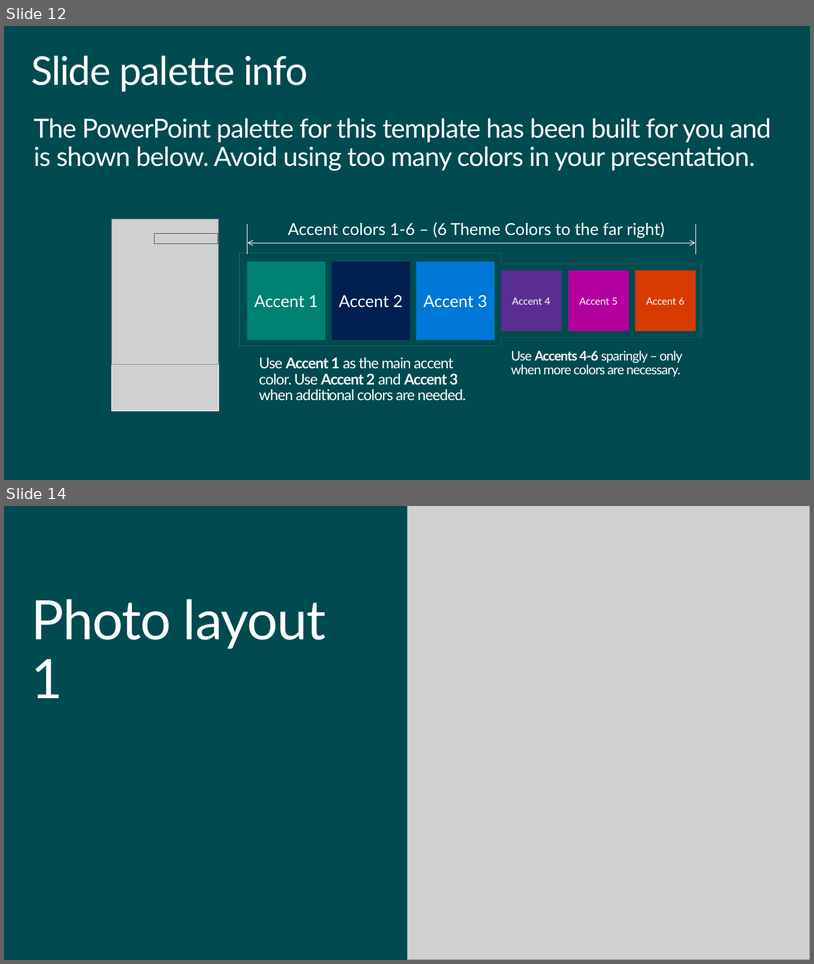
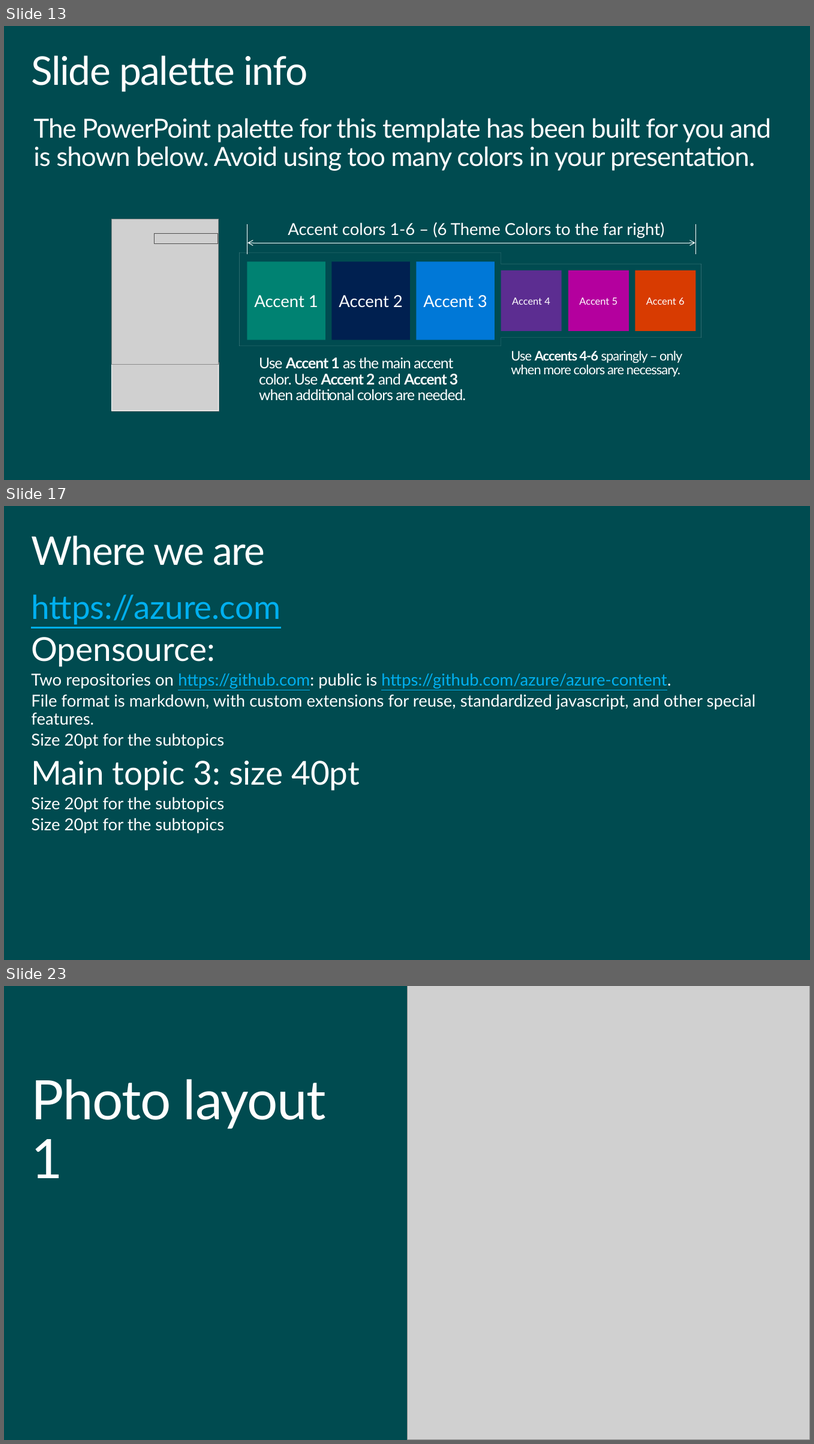
Before and after one commit to squillace/presentations, a slide deck: idw-2015/Content Matters-Open Authoring and Collaboration Across Disciplines.pptx. Shown one above the other, each under a label of ours: slides 12 and 14 before the commit, slides 13, 17 and 23 after it; the slides between them are not shown. The pictures are 814x964 and 814x1444 pixels, drawn with LibreOffice and Linux fonts; fonts in the diff are those of the drawing; grey boxes stand for pictures; background and template pictures are left out. Boxes give left, top, right and bottom in pixels: in the first picture for what was removed or moved away, otherwise in the second. Text is boxed around its words. In the diff, an @@ line names an element or a change of style, - is before the commit and + after.

```diff
--- a/idw-2015/Content Matters-Open Authoring and Collaboration Across Disciplines.pptx
+++ b/idw-2015/Content Matters-Open Authoring and Collaboration Across Disciplines.pptx
@@ slide 17 added at (x1=4, y1=506, x2=810, y2=960), background #004B50 @@
@@ title added at (x1=31, y1=535, x2=265, y2=565), 48 pt, text #FFFFFF @@
+Where we are
@@ text added at (x1=31, y1=594, x2=756, y2=833), 20 pt, text #FFFFFF @@
+https://azure.com
+Opensource:
+  Two repositories on https://github.com: public is https://github.com/azure/azure-content.
+  File format is markdown, with custom extensions for reuse, standardized javascript, and other special features.
+  Size 20pt for the subtopics
+Main topic 3: size 40pt
+  Size 20pt for the subtopics
+  Size 20pt for the subtopics
@@ what was slide 12 is now slide 13 @@
@@ what was slide 14 is now slide 23 @@
```
Also in this commit, not shown: 2 slides changed, 9 other slides added, 1 slide removed.
